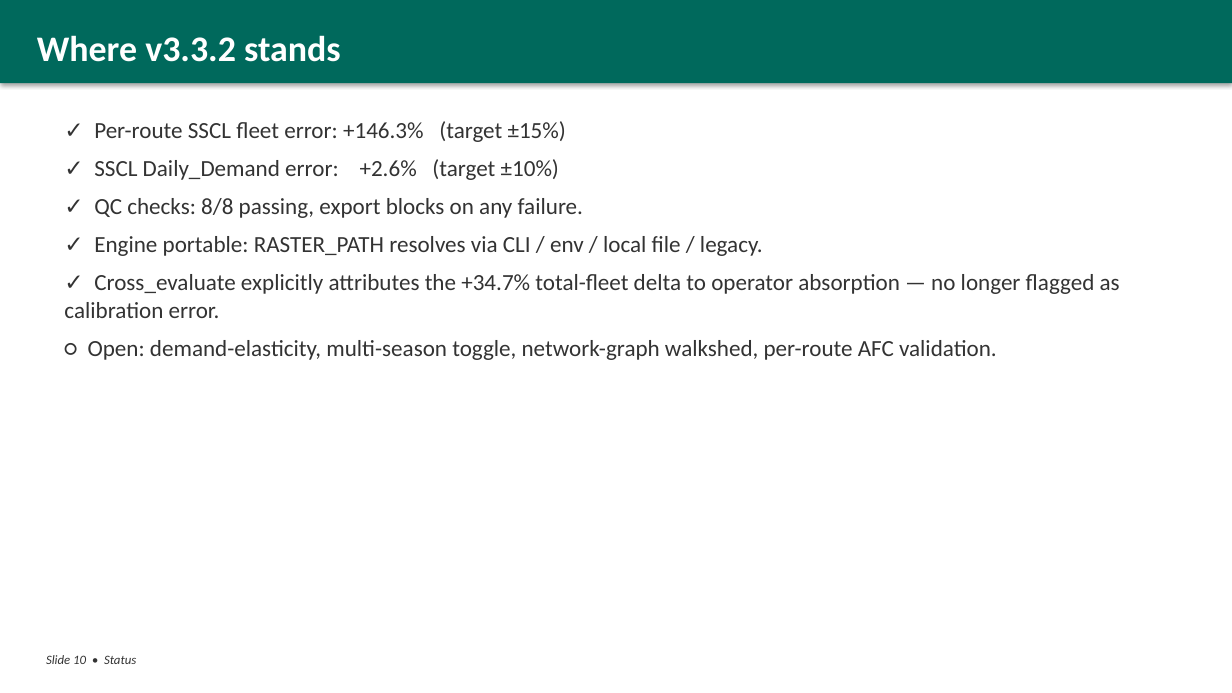
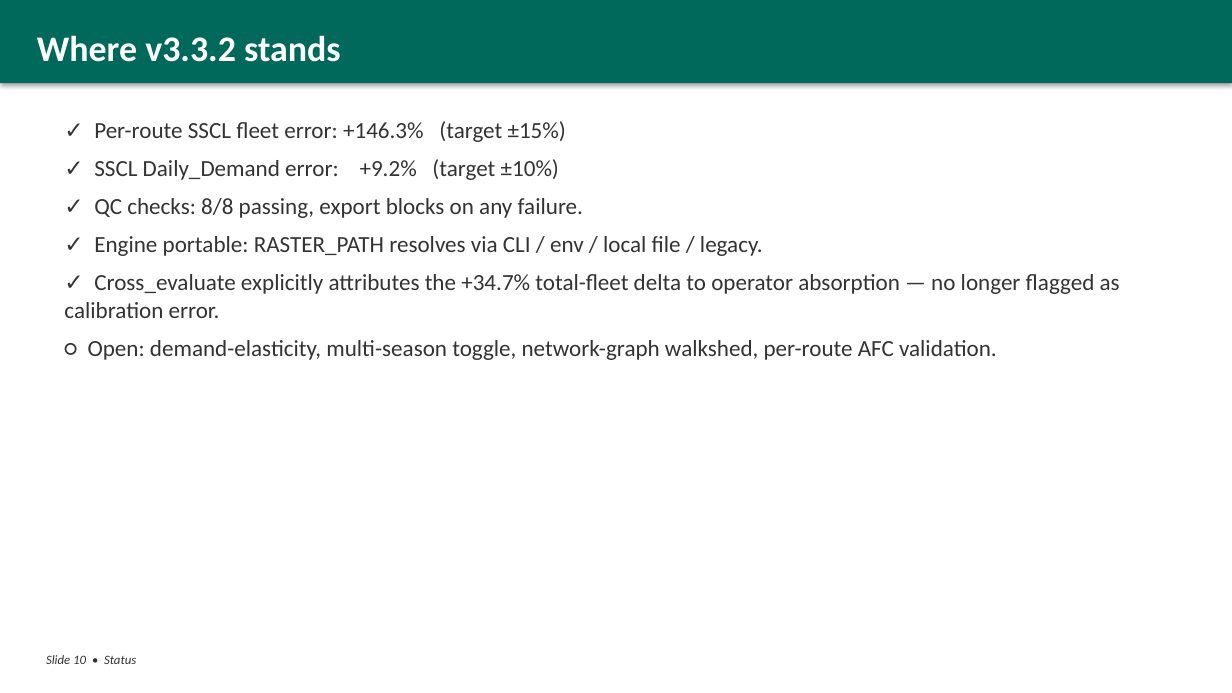
Before and after one commit to Princu-Babu/kashmir-transit-rationalisation, a slide deck: slide 10 of Kashmir_Transit_Technical_Briefing.pptx. Drawn at 1232x693 pixels with LibreOffice and Linux fonts; fonts in the diff are those of the drawing. Boxes give left, top, right and bottom in pixels: in the first picture for what was removed or moved away, otherwise in the second. Text is boxed around its words. In the diff, an @@ line names an element or a change of style, - is before the commit and + after.

```diff
--- a/Kashmir_Transit_Technical_Briefing.pptx
+++ b/Kashmir_Transit_Technical_Briefing.pptx
@@ text at (94, 159, 559, 180): text changed @@
-✓ SSCL Daily_Demand error: +2.6% (target ±10%)
+✓ SSCL Daily_Demand error: +9.2% (target ±10%)
```
Also in this commit, not shown: 3 other slides changed, 5 other files.
